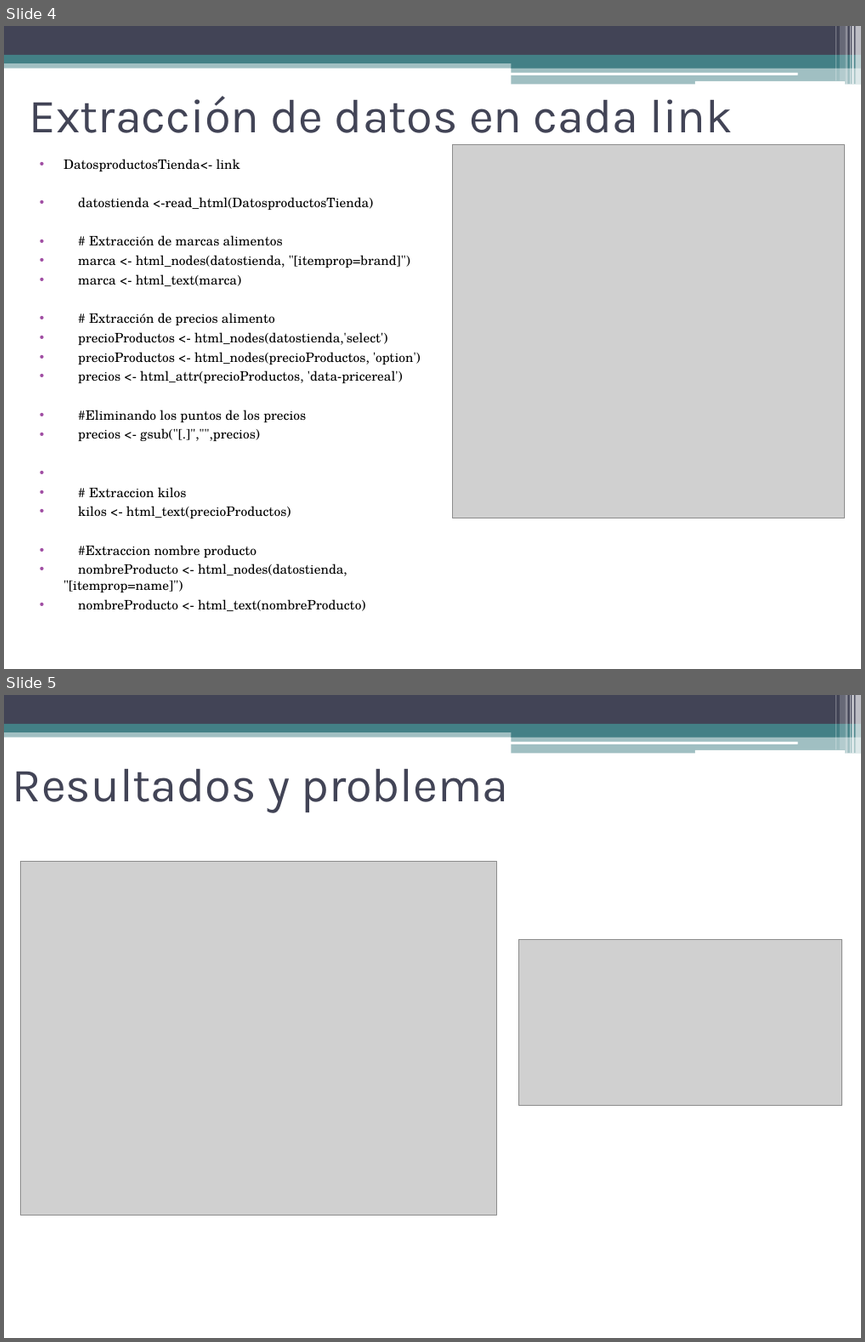
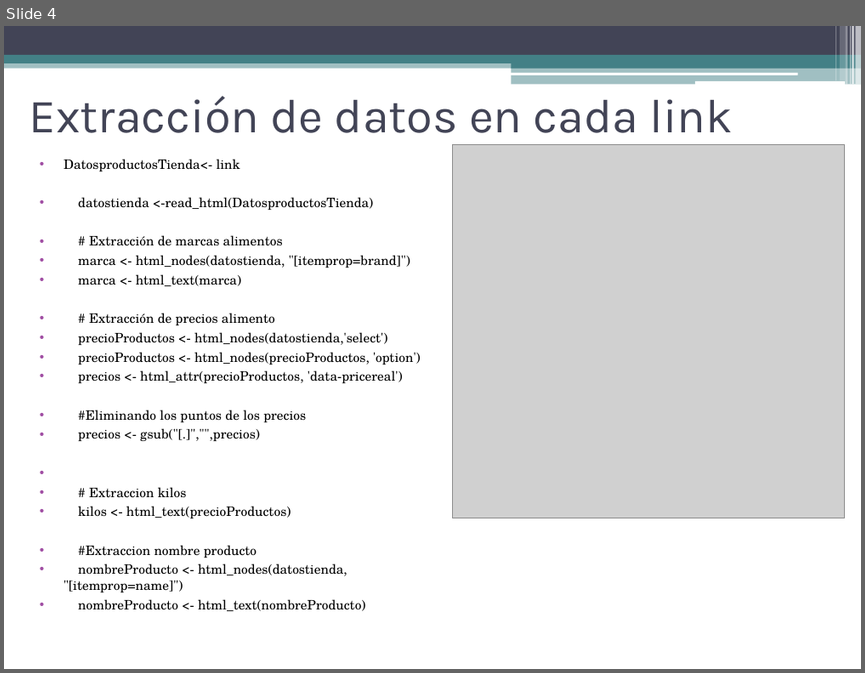
Before and after one commit to holajavi/Proyecto-final, a slide deck: Ppt proyecto final.pptx. Shown one above the other, each under a label of ours: slides 4 and 5 before the commit, slide 4 after it. The pictures are 865x1342 and 865x673 pixels, drawn with LibreOffice and Linux fonts; fonts in the diff are those of the drawing; grey boxes stand for pictures. Boxes give left, top, right and bottom in pixels: in the first picture for what was removed or moved away, otherwise in the second. Text is boxed around its words. In the diff, an @@ line names an element or a change of style, - is before the commit and + after.

```diff
--- a/Ppt proyecto final.pptx
+++ b/Ppt proyecto final.pptx
@@ slide 5 removed at [4,695,861,1338], background #FFFFFF; not listed: 13 template elements that a slide beside it also shows @@
@@ title removed at [12,769,508,813] @@
-Resultados y problema
@@ picture removed at [21,862,497,1214] @@
@@ picture removed at [519,939,842,1106] @@
```
Also in this commit, not shown: 2 slides changed, 4 slides added.
